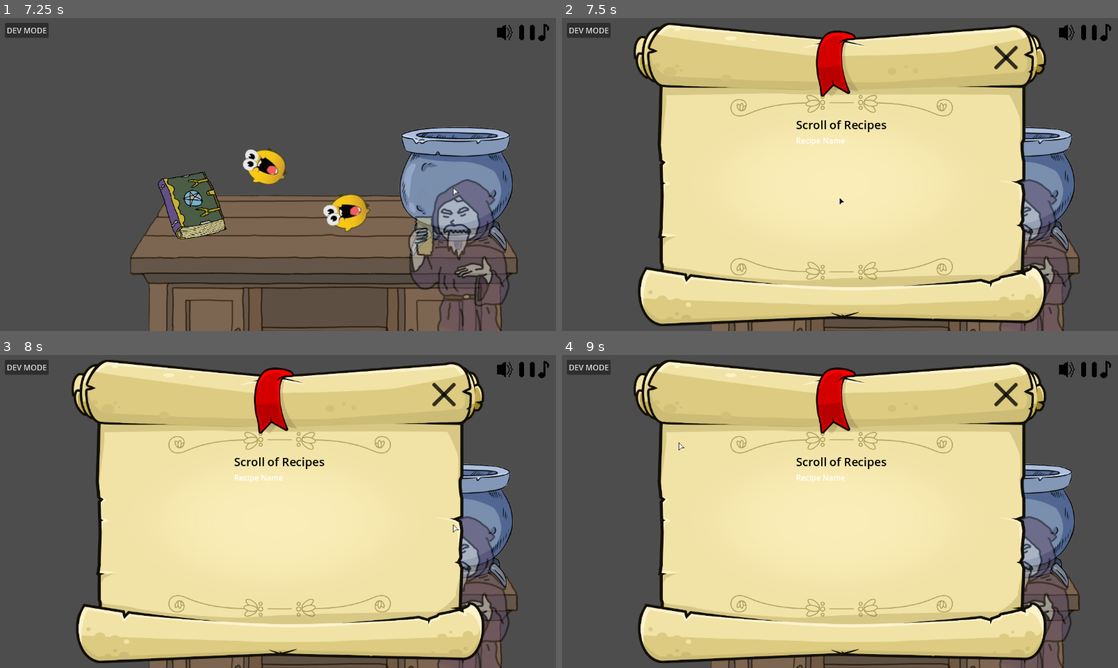
Above: before the commit, frames 1-4 (two rows, left to right).
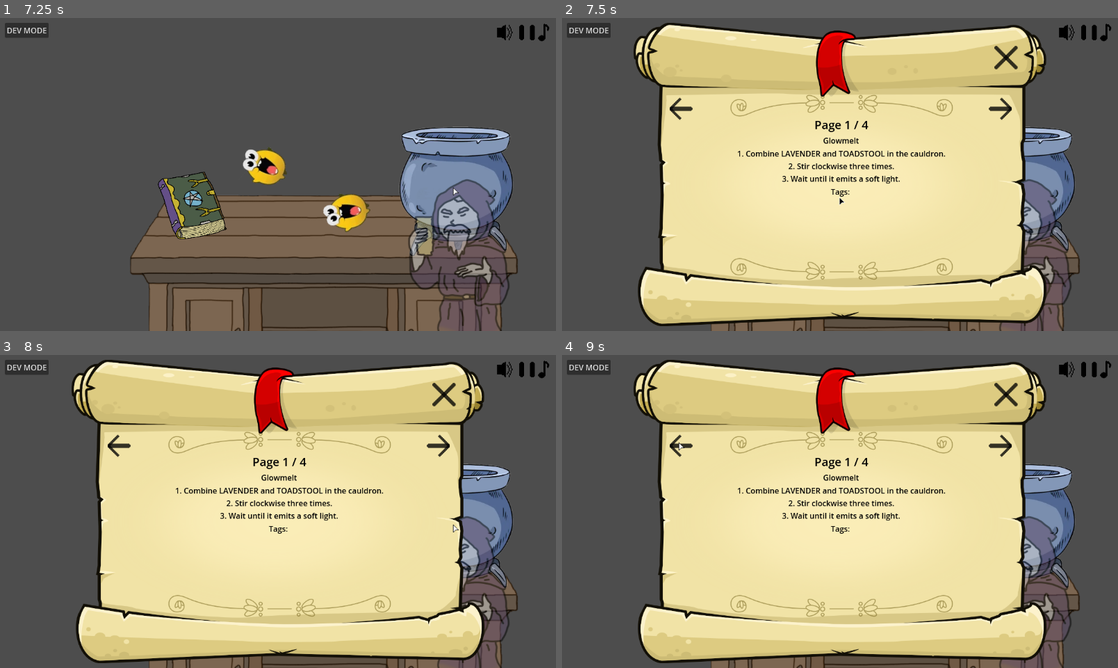
Above: after the commit, the same moments.

Repository: SanchotEm/intern_of_alchemist
Game: Godot game, scene res://Base/main.tscn
The game is run twice, just before and just after one commit, with the same random seed, the same clock (stepped at 60 frames per second) and the same inputs.
Inputs (mouse positions are in pixels of both pictures, inside the frame that each line leads up to):
- Up to frame 1 (7.25 s): click "DEV MODE" at 0.5 s; click (311, 155) at 1.25 s; click "DEV MODE" at 2 s; click "Spawn Item" at 2.75 s; click (311, 155) at 3.5 s; click "DEV MODE" at 4.25 s; click "Spawn Item" at 5 s; click (311, 155) at 5.75 s; drag from (278, 224) to (455, 190) at 6.52 s
- Up to frame 2 (7.5 s): drag from (756, 205) to (1017, 190) at 7.27 s
- Up to frame 3 (8 s): no input
- Up to frame 4 (9 s): click (1001, 445) at 8.02 s; click (678, 445) at 8.77 s

Frame 1 is identical in both runs. In frame 2, 1.5% of the frame differs, in the area x 19-81%, y 25-58%; in frame 3, 1.5%; in frame 4, 1.4%.

Commit message:
page flipping yo

Diff:
--- a/Base/main.tscn
+++ b/Base/main.tscn
@@ -10,6 +10,7 @@
 [ext_resource type="Texture2D" uid="uid://ds4grqw5m5exs" path="res://Resources/Icons/VolumeSprite-0001.png" id="4_1h10i"]
 [ext_resource type="Texture2D" uid="uid://uscrsehbwwhm" path="res://Resources/Placeholders/Desk-Placeholder.png" id="4_6c3lq"]
 [ext_resource type="Script" uid="uid://7ahbhb8ok21u" path="res://UI/VolumeControl.gd" id="4_otdql"]
+[ext_resource type="Texture2D" uid="uid://da7wnp6iylcja" path="res://Resources/Icons/ArrowSprite-0001.png" id="5_l6o11"]
 [ext_resource type="Texture2D" uid="uid://cf4l3e4vy7ukc" path="res://Resources/Icons/VolumeSpritePressed-0001.png" id="5_swbce"]
 [ext_resource type="Texture2D" uid="uid://depdj7kbkpgu" path="res://Resources/Icons/HelpSprite-0001.png" id="7_3tpw1"]
 [ext_resource type="Script" uid="uid://b4873n8i6s0vb" path="res://UI/HelpControl.gd" id="7_u7upk"]
@@ -27,6 +28,9 @@
 [ext_resource type="Script" uid="uid://r0wv7h8mkyxp" path="res://Base/DevModeCenterContainer.gd" id="24_4dgd5"]
 [ext_resource type="Script" uid="uid://g3trio6l0800" path="res://UI/MainMenu.gd" id="27_l6o11"]
 
+[sub_resource type="Theme" id="Theme_7nedf"]
+Label/colors/font_color = Color(0, 0, 0, 1)
+
 [sub_resource type="StyleBoxFlat" id="StyleBoxFlat_7nedf"]
 bg_color = Color(0.298075, 0.298075, 0.298074, 1)
 
@@ -66,6 +70,7 @@
 anchor_bottom = 1.0
 grow_horizontal = 2
 grow_vertical = 2
+theme = SubResource("Theme_7nedf")
 script = ExtResource("9_llarn")
 
 [node name="ScrollMarginContainer" type="MarginContainer" parent="UI/ScrollUIControl"]
@@ -95,29 +100,41 @@
 offset_right = 919.0
 offset_bottom = 474.0
 
-[node name="VBoxContainer" type="VBoxContainer" parent="UI/ScrollUIControl/ScrollMarginContainer/ScrollBackgroundTexture/MarginContainer"]
+[node name="PageVBoxContainer" type="VBoxContainer" parent="UI/ScrollUIControl/ScrollMarginContainer/ScrollBackgroundTexture/MarginContainer"]
 layout_mode = 2
 size_flags_horizontal = 4
 size_flags_vertical = 0
 alignment = 1
 
-[node name="Label" type="Label" parent="UI/ScrollUIControl/ScrollMarginContainer/ScrollBackgroundTexture/MarginContainer/VBoxContainer"]
+[node name="PageLabel" type="Label" parent="UI/ScrollUIControl/ScrollMarginContainer/ScrollBackgroundTexture/MarginContainer/PageVBoxContainer"]
+unique_name_in_owner = true
 layout_mode = 2
 theme_override_colors/font_color = Color(0, 0, 0, 1)
 theme_override_font_sizes/font_size = 24
 text = "Scroll of Recipes"
 horizontal_alignment = 1
 
-[node name="RecipeNameLabel" type="Label" parent="UI/ScrollUIControl/ScrollMarginContainer/ScrollBackgroundTexture/MarginContainer/VBoxContainer"]
+[node name="RecipeVBoxContainer" type="VBoxContainer" parent="UI/ScrollUIControl/ScrollMarginContainer/ScrollBackgroundTexture/MarginContainer/PageVBoxContainer"]
+unique_name_in_owner = true
+layout_mode = 2
+
+[node name="RecipeNameLabel" type="Label" parent="UI/ScrollUIControl/ScrollMarginContainer/ScrollBackgroundTexture/MarginContainer/PageVBoxContainer/RecipeVBoxContainer"]
+unique_name_in_owner = true
 layout_mode = 2
 text = "Recipe Name"
-
-[node name="RecipeInstructionsLabel" type="Label" parent="UI/ScrollUIControl/ScrollMarginContainer/ScrollBackgroundTexture/MarginContainer/VBoxContainer"]
-layout_mode = 2
-
-[node name="RecipeTagsLabel" type="Label" parent="UI/ScrollUIControl/ScrollMarginContainer/ScrollBackgroundTexture/MarginContainer/VBoxContainer"]
-unique_name_in_owner = true
-layout_mode = 2
+horizontal_alignment = 1
+
+[node name="RecipeInstructionsLabel" type="Label" parent="UI/ScrollUIControl/ScrollMarginContainer/ScrollBackgroundTexture/MarginContainer/PageVBoxContainer/RecipeVBoxContainer"]
+unique_name_in_owner = true
+layout_mode = 2
+text = "Instructions"
+horizontal_alignment = 1
+
+[node name="RecipeTagsLabel" type="Label" parent="UI/ScrollUIControl/ScrollMarginContainer/ScrollBackgroundTexture/MarginContainer/PageVBoxContainer/RecipeVBoxContainer"]
+unique_name_in_owner = true
+layout_mode = 2
+text = "Tags or not"
+horizontal_alignment = 1
 
 [node name="ScrollXButton" type="TextureButton" parent="UI/ScrollUIControl"]
 unique_name_in_owner = true
@@ -128,6 +145,27 @@
 offset_bottom = 122.0
 scale = Vector2(0.75, 0.75)
 texture_normal = ExtResource("12_wxmdi")
+
+[node name="ScrollRightButton" type="TextureButton" parent="UI/ScrollUIControl"]
+unique_name_in_owner = true
+layout_mode = 0
+offset_left = 884.0
+offset_top = 164.0
+offset_right = 948.0
+offset_bottom = 228.0
+scale = Vector2(0.75, 0.75)
+texture_normal = ExtResource("5_l6o11")
+
+[node name="ScrollLeftButton" type="TextureButton" parent="UI/ScrollUIControl"]
+unique_name_in_owner = true
+layout_mode = 0
+offset_left = 223.0
+offset_top = 164.0
+offset_right = 287.0
+offset_bottom = 228.0
+scale = Vector2(0.75, 0.75)
+texture_normal = ExtResource("5_l6o11")
+flip_h = true
 
 [node name="MainMenu" type="Control" parent="UI"]
 visible = false
--- a/UI/ScrollUI.gd
+++ b/UI/ScrollUI.gd
@@ -1,15 +1,61 @@
 ## Scroll UI Controller
+# Will manage paging system for recipes.
 extends Control
 
-@onready var scroll_margin_container: MarginContainer = %ScrollMarginContainer
 @onready var x_button: TextureButton = %ScrollXButton
+@onready var page_label: Label = %PageLabel
+@onready var recipe_name_label: Label = %RecipeNameLabel
+@onready var recipe_instructions_label: Label = %RecipeInstructionsLabel
+@onready var recipe_tags_label: Label = %RecipeTagsLabel
+@onready var right_button: TextureButton = %ScrollRightButton
+@onready var left_button: TextureButton = %ScrollLeftButton
+
+var recipe_pages: Array = []
+var current_page_index: int = 0
 
 func _ready() -> void:
 	SignalBus.grimoire_clicked.connect(_on_grimoire_clicked)
 	x_button.pressed.connect(_on_x_button_pressed)
+	right_button.pressed.connect(_on_right_button_pressed)
+	left_button.pressed.connect(_on_left_button_pressed)
 	hide()
 
+func _update_page_display() -> void:
+	if recipe_pages.is_empty():
+		recipe_name_label.text = "No Recipes Known"
+		recipe_instructions_label.text = "Discover new recipes through experimentation!"
+		recipe_tags_label.text = ""
+		page_label.text = "Page 0 / 0"
+		right_button.disabled = true
+		left_button.disabled = true
+		return
+	right_button.disabled = false
+	left_button.disabled = false
+	var current_recipe: Dictionary = recipe_pages[current_page_index]
+	recipe_name_label.text = current_recipe.get("name", "Unnamed Recipe")
+	recipe_instructions_label.text = current_recipe.get("instructions", "No instructions available.")
+	var tags_text: String = ", ".join(current_recipe.get("tags", []))
+	recipe_tags_label.text = "Tags: %s" % tags_text
+	page_label.text = "Page %d / %d" % [current_page_index + 1, recipe_pages.size()]
+
+func _on_right_button_pressed() -> void:
+	if recipe_pages.is_empty(): return
+	current_page_index += 1
+	if current_page_index >= recipe_pages.size():
+		current_page_index = 0
+	_update_page_display()
+
+func _on_left_button_pressed() -> void:
+	if recipe_pages.is_empty(): return
+	current_page_index -= 1
+	if current_page_index < 0:
+		current_page_index = recipe_pages.size() - 1
+	_update_page_display()
+
 func _on_grimoire_clicked() -> void:
+	recipe_pages = Interface.recipes.values()
+	current_page_index = 0
+	_update_page_display()
 	show()
 
 func _on_x_button_pressed() -> void:
Not shown: 1 places in Base/main.tscn that only renumber resources
Binary file added: Resources/Icons/ArrowSprite-0001.aseprite
Binary file added: Resources/Icons/ArrowSprite-0001.png
Not shown, added: Resources/Icons/ArrowSprite-0001.png.import
